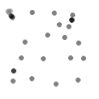
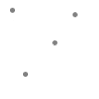
Before/after of a 99px x 99px layered artwork. What changed in the layer stack:
painted on "Ore" over left=5, top=7, right=86, bottom=87
